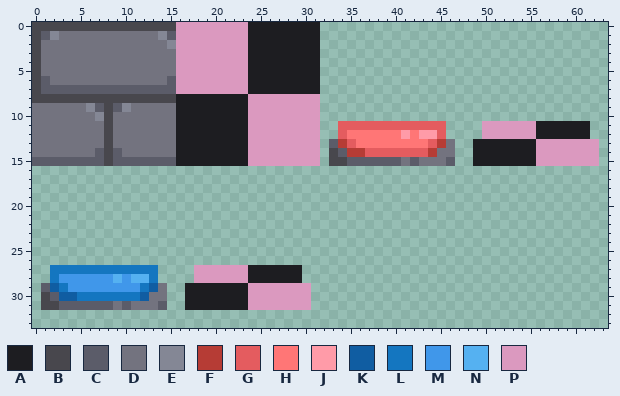
A pixel-art sprite gets an edit: Assets/Main/Assets/Tilemaps/TestTilemap1.png. This is how it looked before the edit.
The file is 64x64 pixels. Shown: x 0..63, y 0..33.
Palette (. is transparent): A #1d1d21  B #48474d  C #5b5c69  D #73737f  E #848795  F #b63c35  G #e45c5f  H #ff7676  J #ff9ba8  K #105da2  L #1476c0  M #4097ea  N #55b1f1  P #db99bf
Pixels before, first column x 0:
 0 BBBBBBBBBBBBBBBBPPPPPPPPAAAAAAAA...............................
 1 BCEDDDDDDDDDDDECPPPPPPPPAAAAAAAA...............................
 2 BDDDDDDDDDDDDDDEPPPPPPPPAAAAAAAA...............................
 3 BDDDDDDDDDDDDDDDPPPPPPPPAAAAAAAA...............................
 4 BDDDDDDDDDDDDDDDPPPPPPPPAAAAAAAA...............................
 5 BDDDDDDDDDDDDDDDPPPPPPPPAAAAAAAA...............................
 6 BCDDDDDDDDDDDDDCPPPPPPPPAAAAAAAA...............................
 7 BCCCCCCCCCCCCCCCPPPPPPPPAAAAAAAA...............................
 8 BBBBBBBBBBBBBBBBAAAAAAAAPPPPPPPP...............................
 9 DDDDDDECBCEDDDDDAAAAAAAAPPPPPPPP...............................
10 DDDDDDDEBDDDDDDDAAAAAAAAPPPPPPPP...............................
11 DDDDDDDDBDDDDDDDAAAAAAAAPPPPPPPP..GGGGGGGGGGGG....PPPPPPAAAAAA.
12 DDDDDDDDBDDDDDDDAAAAAAAAPPPPPPPP..GHHHHHHJHJJG....PPPPPPAAAAAA.
13 DDDDDDDDBDDDDDDDAAAAAAAAPPPPPPPP.CFGHHHHHHHHGFD..AAAAAAAPPPPPPP
14 DDDDDDDCBCDDDDDDAAAAAAAAPPPPPPPP.BCFFGGGGGGGFDD..AAAAAAAPPPPPPP
15 CCCCCCCCBCCCCCCCAAAAAAAAPPPPPPPP.BBCCCCCCDCDDDC..AAAAAAAPPPPPPP
16 ...............................................................
17 ...............................................................
18 ...............................................................
19 ...............................................................
20 ...............................................................
21 ...............................................................
22 ...............................................................
23 ...............................................................
24 ...............................................................
25 ...............................................................
26 ...............................................................
27 ..LLLLLLLLLLLL....PPPPPPAAAAAA.................................
28 ..LMMMMMMNMNNL....PPPPPPAAAAAA.................................
29 .CKLMMMMMMMMLKD..AAAAAAAPPPPPPP................................
30 .BCKKLLLLLLLKDD..AAAAAAAPPPPPPP................................
31 .BBCCCCCCDCDDDC..AAAAAAAPPPPPPP................................
And afterwards:
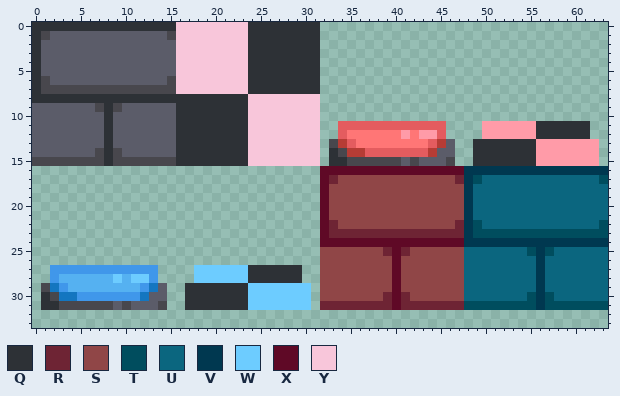
Colours new in this view: Q #2d3136  R #6e2434  S #904647  T #004d5e  U #0b667f  V #003850  W #6dccff  X #5f0926  Y #f8c6da
Change:
Changed rows in their new state; - is an unchanged pixel.
first column x 0:
 0 QQQQQQQQQQQQQQQQYYYYYYYYQQQQQQQQ--------------------------------
 1 QBCCCCCCCCCCCCCBYYYYYYYYQQQQQQQQ--------------------------------
 2 QCCCCCCCCCCCCCCCYYYYYYYYQQQQQQQQ--------------------------------
 3 QCCCCCCCCCCCCCCCYYYYYYYYQQQQQQQQ--------------------------------
 4 QCCCCCCCCCCCCCCCYYYYYYYYQQQQQQQQ--------------------------------
 5 QCCCCCCCCCCCCCCCYYYYYYYYQQQQQQQQ--------------------------------
 6 QBCCCCCCCCCCCCCBYYYYYYYYQQQQQQQQ--------------------------------
 7 QBBBBBBBBBBBBBBBYYYYYYYYQQQQQQQQ--------------------------------
 8 QQQQQQQQQQQQQQQQQQQQQQQQYYYYYYYY--------------------------------
 9 CCCCCCCBQBCCCCCCQQQQQQQQYYYYYYYY--------------------------------
10 CCCCCCCCQCCCCCCCQQQQQQQQYYYYYYYY--------------------------------
11 CCCCCCCCQCCCCCCCQQQQQQQQYYYYYYYY------------------JJJJJJQQQQQQ--
12 CCCCCCCCQCCCCCCCQQQQQQQQYYYYYYYY------------------JJJJJJQQQQQQ--
13 CCCCCCCCQCCCCCCCQQQQQQQQYYYYYYYY-B------------C--QQQQQQQJJJJJJJ-
14 CCCCCCCBQBCCCCCCQQQQQQQQYYYYYYYY-QB----------CC--QQQQQQQJJJJJJJ-
15 BBBBBBBBQBBBBBBBQQQQQQQQYYYYYYYY-QQBBBBBBCBCCCB--QQQQQQQJJJJJJJ-
16 --------------------------------XXXXXXXXXXXXXXXXVVVVVVVVVVVVVVVV
17 --------------------------------XRSSSSSSSSSSSSSRVTUUUUUUUUUUUUUT
18 --------------------------------XSSSSSSSSSSSSSSSVUUUUUUUUUUUUUUU
19 --------------------------------XSSSSSSSSSSSSSSSVUUUUUUUUUUUUUUU
20 --------------------------------XSSSSSSSSSSSSSSSVUUUUUUUUUUUUUUU
21 --------------------------------XSSSSSSSSSSSSSSSVUUUUUUUUUUUUUUU
22 --------------------------------XRSSSSSSSSSSSSSRVTUUUUUUUUUUUUUT
23 --------------------------------XRRRRRRRRRRRRRRRVTTTTTTTTTTTTTTT
24 --------------------------------XXXXXXXXXXXXXXXXVVVVVVVVVVVVVVVV
25 --------------------------------SSSSSSSRXRSSSSSSUUUUUUUTVTUUUUUU
26 --------------------------------SSSSSSSSXSSSSSSSUUUUUUUUVUUUUUUU
27 --MMMMMMMMMMMM----WWWWWWQQQQQQ--SSSSSSSSXSSSSSSSUUUUUUUUVUUUUUUU
28 --MNNNNNNWNWWM----WWWWWWQQQQQQ--SSSSSSSSXSSSSSSSUUUUUUUUVUUUUUUU
29 -BLMNNNNNNNNMLC--QQQQQQQWWWWWWW-SSSSSSSSXSSSSSSSUUUUUUUUVUUUUUUU
30 -QBLLMMMMMMMLCC--QQQQQQQWWWWWWW-SSSSSSSRXRSSSSSSUUUUUUUTVTUUUUUU
31 -QQBBBBBBCBCCCB--QQQQQQQWWWWWWW-RRRRRRRRXRRRRRRRTTTTTTTTVTTTTTTT
Changed places in both pictures, as pixel boxes (x1, y1, x2, y2):
changed: (32, 22, 608, 310)
